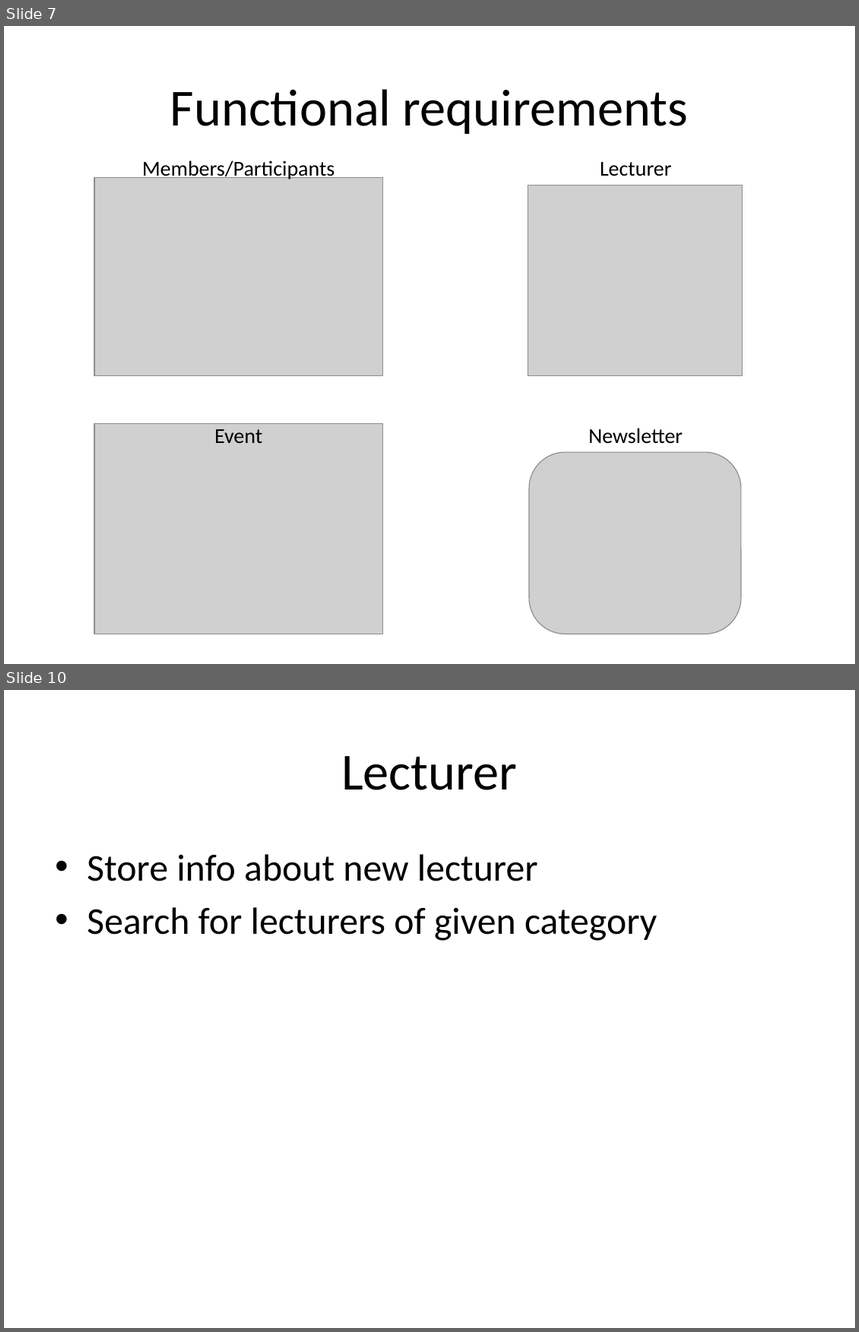
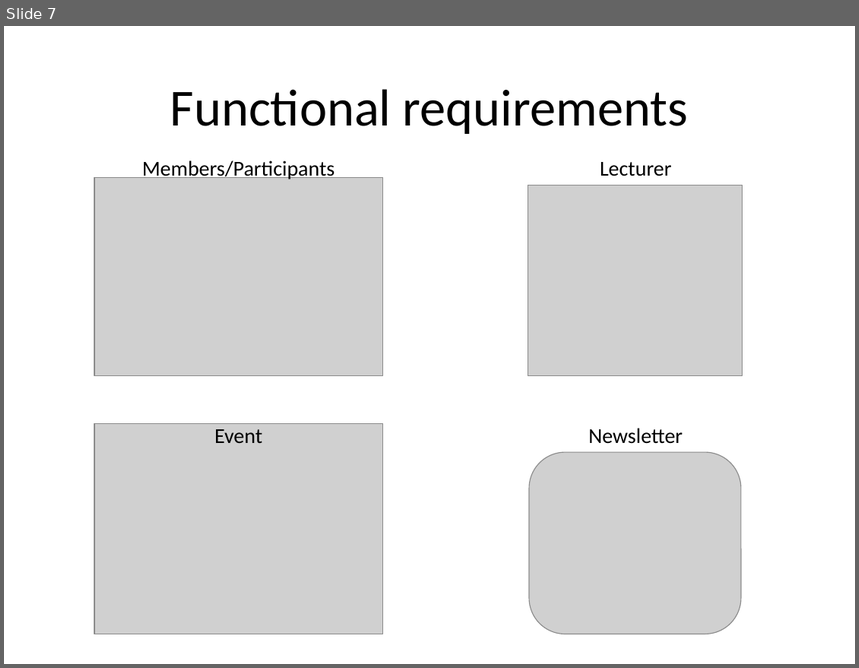
Before and after one commit to 11michi11/SEP1, a slide deck: Appendixes/FinalAnalysis.pptx. Shown one above the other, each under a label of ours: slides 7 and 10 before the commit, slide 7 after it; the slides between them are not shown. The pictures are 859x1332 and 859x668 pixels, drawn with LibreOffice and Linux fonts; fonts in the diff are those of the drawing; grey boxes stand for pictures. Boxes give left, top, right and bottom in pixels: in the first picture for what was removed or moved away, otherwise in the second. Text is boxed around its words. In the diff, an @@ line names an element or a change of style, - is before the commit and + after.

```diff
--- a/Appendixes/FinalAnalysis.pptx
+++ b/Appendixes/FinalAnalysis.pptx
@@ slide 10 removed at box(4, 690, 855, 1328), background #FFFFFF @@
@@ title removed at box(341, 756, 517, 790) @@
-Lecturer
@@ text removed at box(87, 854, 657, 941) @@
-• Store info about new lecturer
-• Search for lecturers of given category
```
Also in this commit, not shown: 2 slides changed, 6 other slides removed, 2 other files.
